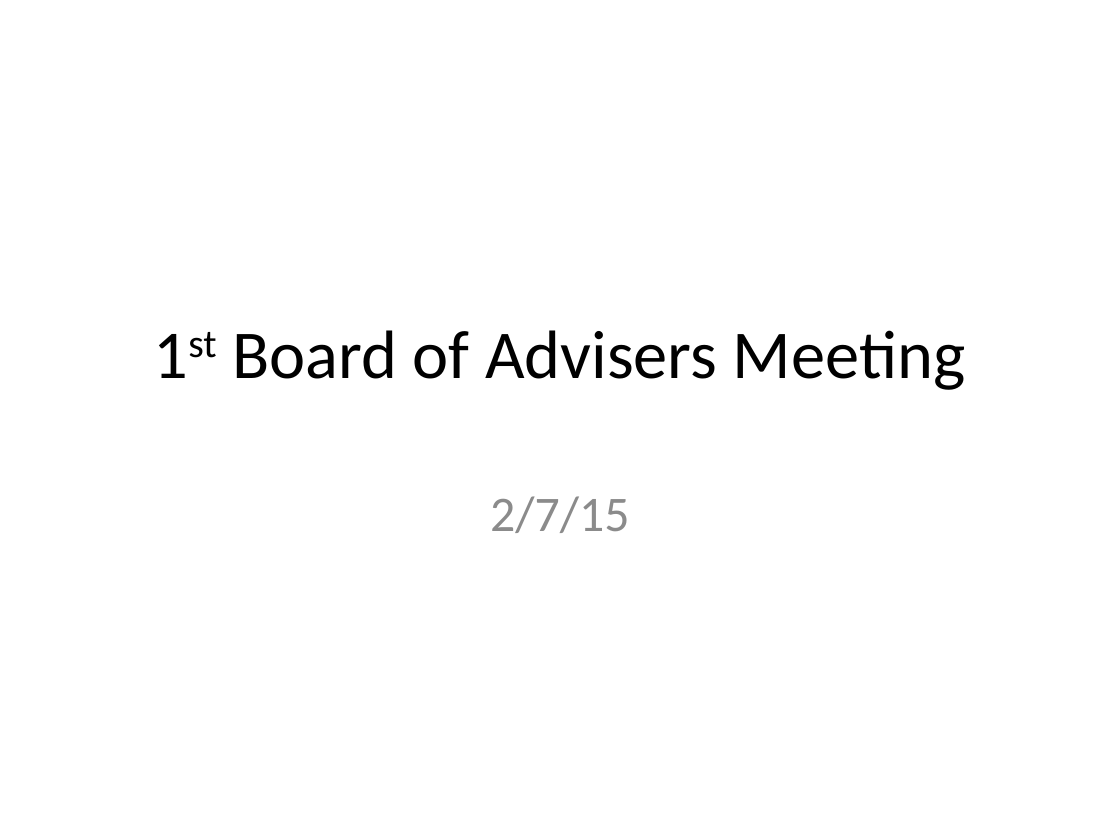
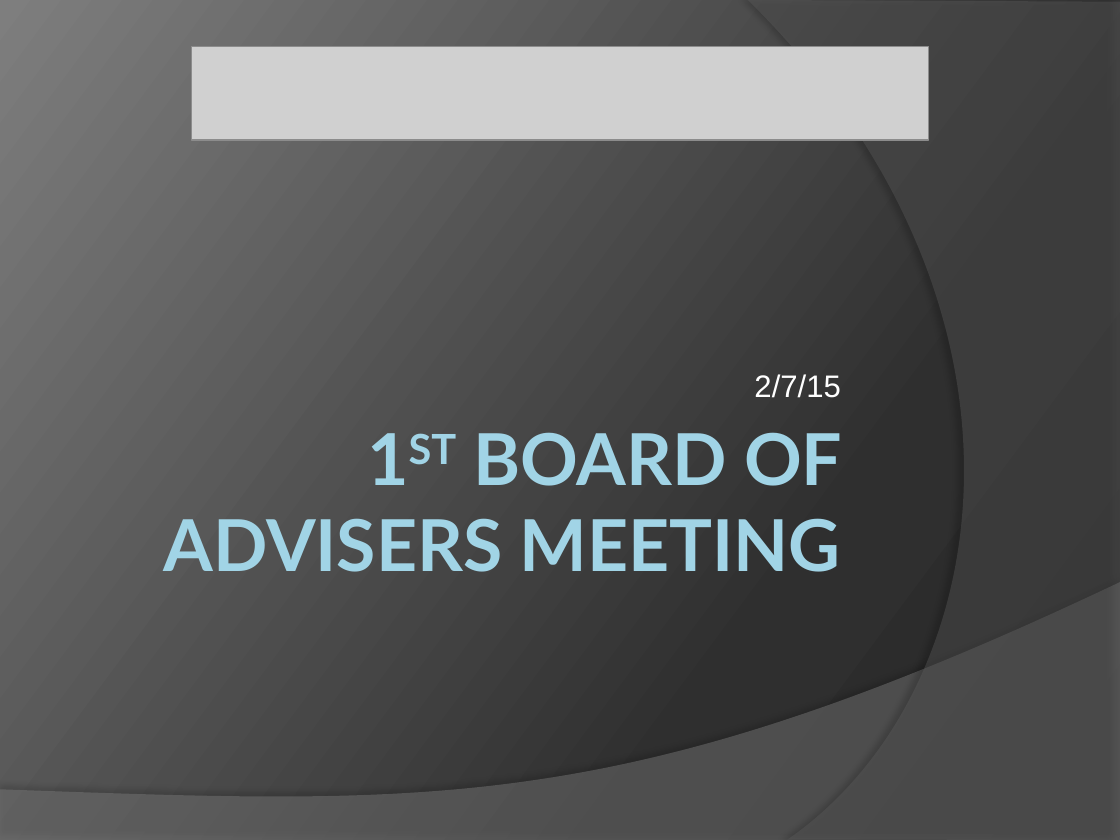
Before and after one commit to ChapResearch/ChapR, a slide deck: slide 1 of ChaprSVN/Promo/1st Board of Advisers Meeting.pptx. Drawn at 1120x840 pixels with LibreOffice and Linux fonts; fonts in the diff are those of the drawing; grey boxes stand for pictures. Boxes give left, top, right and bottom in pixels: in the first picture for what was removed or moved away, otherwise in the second. Text is boxed around its words. In the diff, an @@ line names an element or a change of style, - is before the commit and + after.

```diff
--- a/ChaprSVN/Promo/1st Board of Advisers Meeting.pptx
+++ b/ChaprSVN/Promo/1st Board of Advisers Meeting.pptx
@@ background #FFFFFF to gradient #282828 to #2F2F2F to #7E7E7E @@
@@ freeform shape added at <box>748,0,1120,840</box>, fill #5E5E5E at 40% opacity @@
@@ picture added at <box>192,47,928,140</box> @@
@@ subtitle "2/7/15": place and size @@
-subtitle "2/7/15" at <box>490,496,629,533</box>
+subtitle "2/7/15" at <box>754,374,841,398</box>
@@ subtitle "2/7/15" at <box>754,374,841,398</box>: size 32 to 20 pt, font Calibri to Arial, text colour #8C8C8C to #FFFFFF; alignment centre to right; less space between paragraphs; vertical alignment top to bottom @@
@@ title "1ST BOARD OF ADVISERS MEETING" at <box>164,432,842,572</box>: vertical alignment middle to top @@
@@ title at <box>164,432,842,572</box>: text changed; size 44 to 46 pt; font Calibri to Lato; text colour #000000 to gradient #A1D4E7 to #58808D; bold on @@
-1st Board of Advisers Meeting
+1ST BOARD OF ADVISERS MEETING
@@ freeform shape added at <box>0,582,1120,840</box>, fill #7F7F7F at 45% opacity @@
```
Also in this commit, not shown: 16 other slides changed, 2 slides added, 1 slide removed, 1 other file.
